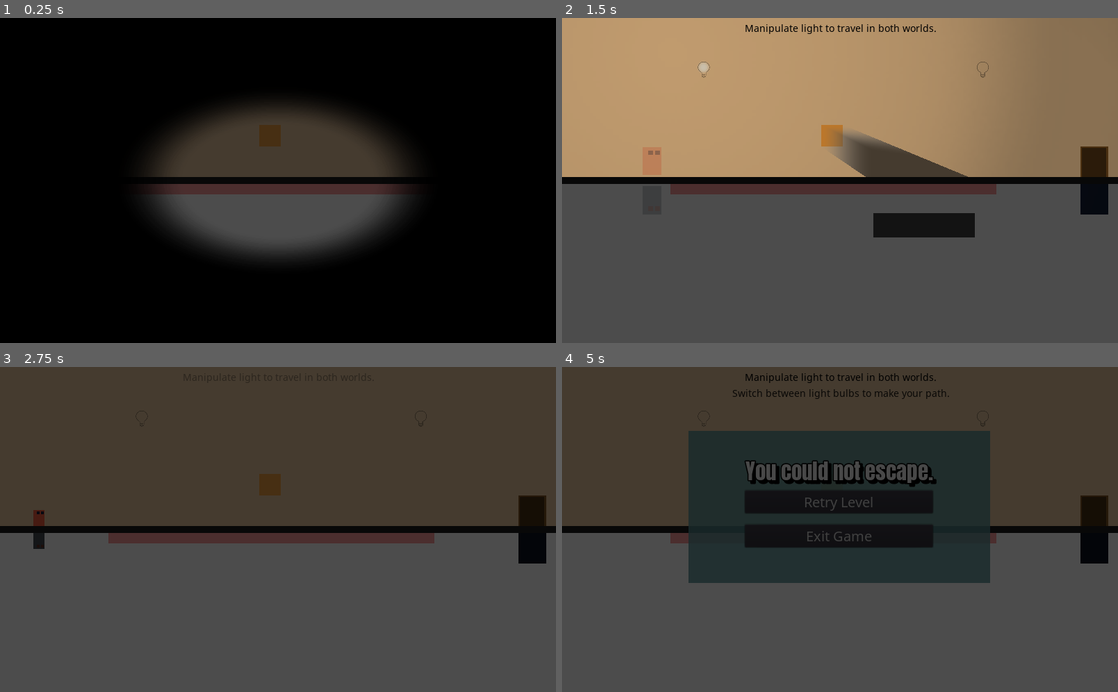
Above: before the commit, frames 1-4 (two rows, left to right).
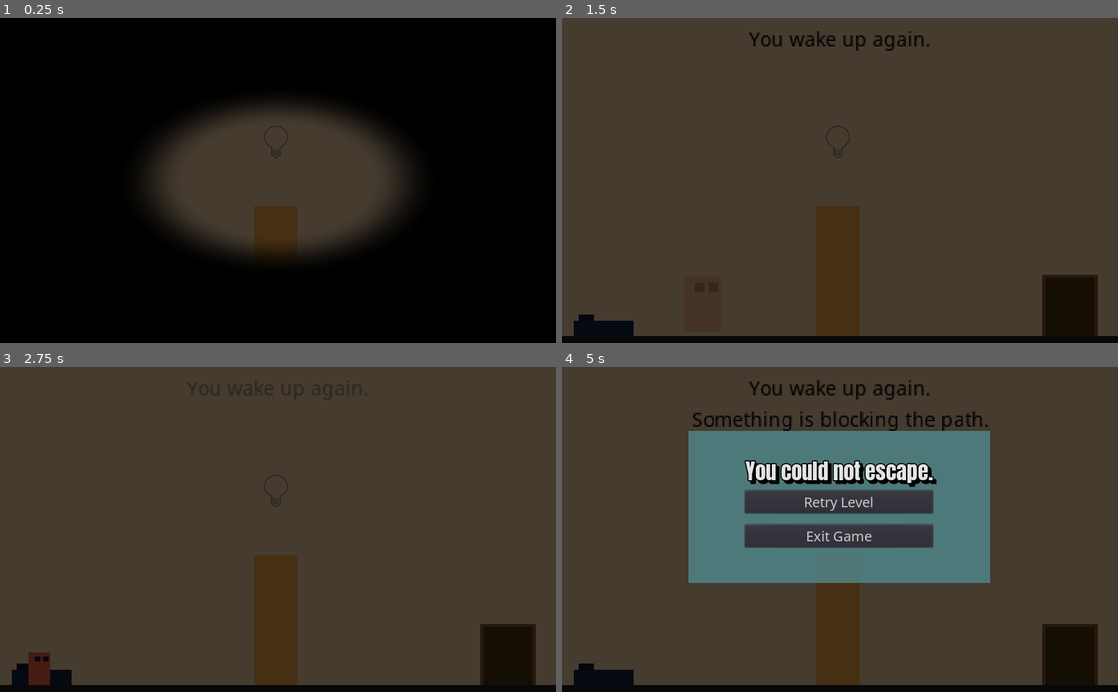
Above: after the commit, the same moments.

Repository: gramozilho/More-Than-Meets-The-Eye-GWJ14
Game: Godot game, scene res://Maps/1_4.tscn
The game is run twice, just before and just after one commit, with the same random seed, the same clock (stepped at 60 frames per second) and the same inputs. This scene is started directly instead of the project's main scene. Sound files missing from this copy of the repository are replaced by a short silence.
Inputs (mouse positions are in pixels of both pictures, inside the frame that each line leads up to):
- Up to frame 1 (0.25 s): no input
- Up to frame 2 (1.5 s): move the mouse to (701, 66) at 0.52 s; press the mouse at (701, 66) at 0.53 s; hold D (right) from 0.53 s (still down); tap R (ui_accept) at 0.77 s; move the mouse to (984, 66) at 1.27 s; release the mouse at (984, 66) at 1.28 s; click (984, 66) at 1.35 s
- Up to frame 3 (2.75 s): tap R (ui_accept) at 1.52 s; release D (right) at 2 s; click "Retry Level" at 2 s
- Up to frame 4 (5 s): move the mouse to (895, 458) at 2.77 s; press the mouse at (895, 458) at 2.78 s; hold A (left) 2.78-3.53 s; tap Enter at 3.5 s; move the mouse to (812, 594) at 3.52 s; release the mouse at (812, 594) at 3.53 s; hold D (right) from 3.53 s (still down); click (812, 594) at 3.6 s; tap R (ui_accept) at 3.77, 4.52 s; move the mouse to (1006, 578) at 4.27 s; press the mouse at (1006, 578) at 4.28 s

The runs differ from the first frame. In frame 1, 6.0% of the frame differs, in the area x 26-74%, y 32-74%; in frame 2, 96%, in the area x 0-100%, y 0-100%; in frame 3, 50%; in frame 4, 68%.

Commit message:
Fixed shader transition and menu shadow

Diff:
--- a/Main.gd
+++ b/Main.gd
@@ -9,6 +9,8 @@
 
 func _ready():
 	# Transition
+	var Mat = $CanvasLayer/EyeTransition.get_material()
+	Mat.set_shader_param("cutoff", -.1)
 	$CanvasLayer/EyeTransition/AnimationPlayer.play("open")
 	shadow_casting_array = get_tree().get_nodes_in_group("cast_shadow")
 	for body in shadow_casting_array:
@@ -92,17 +94,17 @@
 func _on_Player_dead():
 	# Instance death screen
 	var scene_instance = death_screen.instance()
-	if death_position == 2:
-		scene_instance.rect_position = Vector2(512, 0)
-		scene_instance.rect_scale = Vector2(0.5, 0.5)
-	elif death_position == 3:
-		scene_instance.rect_position = Vector2(512, 150)
-		scene_instance.rect_scale = Vector2(0.5, 0.5)
-	elif death_position == 4:
-		scene_instance.rect_position = Vector2(250, 75)
-		scene_instance.rect_scale = Vector2(0.75, 0.75)
+	#if death_position == 2:
+	#	scene_instance.rect_position = Vector2(512, 0)
+	#	scene_instance.rect_scale = Vector2(0.5, 0.5)
+	#elif death_position == 3:
+	#	scene_instance.rect_position = Vector2(512, 150)
+	#	scene_instance.rect_scale = Vector2(0.5, 0.5)
+	#elif death_position == 4:
+	#	scene_instance.rect_position = Vector2(250, 75)
+	#	scene_instance.rect_scale = Vector2(0.75, 0.75)
 
-	add_child(scene_instance)
+	$CanvasMenu.add_child(scene_instance)
 
 
 func _on_StuckTimer_timeout():
@@ -113,4 +115,6 @@
 
 
 func _on_EyeTransition_animation_closed():
+	var Mat = $CanvasLayer/EyeTransition.get_material()
+	Mat.set_shader_param("cutoff", -.1)
 	globals.next_level()
--- a/Main.tscn
+++ b/Main.tscn
@@ -1,15 +1,15 @@
 [gd_scene load_steps=19 format=2]
 
-[ext_resource path="res://Environment/Floor.tscn" type="PackedScene" id=1]
-[ext_resource path="res://Tests/EyeTransition.tscn" type="PackedScene" id=2]
+[ext_resource path="res://Light.tscn" type="PackedScene" id=1]
+[ext_resource path="res://Player.tscn" type="PackedScene" id=2]
 [ext_resource path="res://Assets/colors.PNG" type="Texture" id=3]
-[ext_resource path="res://Bed.tscn" type="PackedScene" id=4]
-[ext_resource path="res://Player.tscn" type="PackedScene" id=5]
+[ext_resource path="res://Tests/EyeTransition.tscn" type="PackedScene" id=4]
+[ext_resource path="res://Door.tscn" type="PackedScene" id=5]
 [ext_resource path="res://Environment/Border.tscn" type="PackedScene" id=6]
 [ext_resource path="res://Main.gd" type="Script" id=7]
-[ext_resource path="res://Light.tscn" type="PackedScene" id=8]
+[ext_resource path="res://Bed.tscn" type="PackedScene" id=8]
 [ext_resource path="res://Assets/spot.png" type="Texture" id=9]
-[ext_resource path="res://Door.tscn" type="PackedScene" id=10]
+[ext_resource path="res://Environment/Floor.tscn" type="PackedScene" id=10]
 [ext_resource path="res://Assets/Text_font.tres" type="DynamicFont" id=11]
 
 [sub_resource type="Animation" id=1]
@@ -132,32 +132,40 @@
 region_enabled = true
 region_rect = Rect2( 500, 340, 120, 130 )
 
+[node name="WhiteBg2" type="Sprite" parent="."]
+position = Vector2( 522.069, 127.621 )
+scale = Vector2( -9.19506, 2.69885 )
+z_index = -1
+texture = ExtResource( 3 )
+region_enabled = true
+region_rect = Rect2( 500, 340, 120, 130 )
+
 [node name="Environment" type="Node2D" parent="."]
 
 [node name="Border" parent="Environment" instance=ExtResource( 6 )]
 position = Vector2( 500, 300 )
 
-[node name="Node2D" parent="Environment/Border" instance=ExtResource( 1 )]
-
-[node name="WallLeft" parent="Environment" instance=ExtResource( 1 )]
+[node name="Node2D" parent="Environment/Border" instance=ExtResource( 10 )]
+
+[node name="WallLeft" parent="Environment" instance=ExtResource( 10 )]
 position = Vector2( -7, 300 )
 rotation = 1.5708
 scale = Vector2( 10, 0.1 )
 
-[node name="WallRight" parent="Environment" instance=ExtResource( 1 )]
+[node name="WallRight" parent="Environment" instance=ExtResource( 10 )]
 position = Vector2( 1031, 300 )
 rotation = 1.5708
 scale = Vector2( 10, 0.1 )
 
-[node name="Ceeling" parent="Environment" instance=ExtResource( 1 )]
+[node name="Ceeling" parent="Environment" instance=ExtResource( 10 )]
 position = Vector2( 500, -7 )
 
-[node name="Bed" parent="Environment" instance=ExtResource( 4 )]
+[node name="Bed" parent="Environment" instance=ExtResource( 8 )]
 visible = false
 position = Vector2( 50, 286 )
 
-[node name="Light" parent="." instance=ExtResource( 8 )]
-position = Vector2( 276.221, -45.7334 )
+[node name="Light" parent="." instance=ExtResource( 1 )]
+position = Vector2( 274.993, -45.7334 )
 scale = Vector2( 3, 3 )
 color = Color( 0.819608, 0.74902, 0.619608, 1 )
 energy = 1.0
@@ -263,6 +271,8 @@
 __meta__ = {
 "_edit_use_anchors_": false
 }
+
+[node name="CanvasMenu" type="CanvasLayer" parent="."]
 [connection signal="light" from="Light" to="." method="_on_Light_light"]
 [connection signal="light_position" from="Light" to="." method="_on_Light_light_position"]
 [connection signal="dead" from="Player" to="." method="_on_Player_dead"]
--- a/Maps/0_TitleScreen.tscn
+++ b/Maps/0_TitleScreen.tscn
@@ -93,5 +93,8 @@
 margin_top = 203.0
 margin_right = 601.0
 margin_bottom = 203.0
+
+[node name="CanvasModulate" type="CanvasModulate" parent="."]
+color = Color( 0.898039, 0.898039, 0.898039, 1 )
 [connection signal="pressed" from="VBoxContainer/VBoxContainer/Button" to="." method="_on_Button_pressed"]
 [connection signal="pressed" from="VBoxContainer/VBoxContainer/Button2" to="." method="_on_Button2_pressed"]
--- a/Maps/1_1.gd
+++ b/Maps/1_1.gd
@@ -4,7 +4,6 @@
 
 func _ready():
 	$Player.state = "freeze"
-	death_position = 2
 	show_first_two_labels(2)
 
 func _on_Light_light(on):
--- a/Maps/1_3.gd
+++ b/Maps/1_3.gd
@@ -7,12 +7,6 @@
 	viewport_size = get_viewport().size
 	$Player.state = "game"
 	do_once_cutscene = true
-	#$Body/ShadowCollision.disabled = true
-	#$Player/AnimationPlayer.play("show_1")
-	#$ExtraTimer.start()
-	#yield($ExtraTimer, "timeout")
-	#$Camera2D/VBoxContainer/TextHandler.play("show_3")
-	death_position = 2
 
 
 func _on_TextHandler_animation_finished(anim_name):
--- a/Maps/1_4.gd
+++ b/Maps/1_4.gd
@@ -1,5 +1,4 @@
 extends "res://Main.gd"
 
 func _ready():
-	death_position = 4
 	show_first_two_labels(2)
--- a/Maps/1_5.gd
+++ b/Maps/1_5.gd
@@ -1,5 +1,4 @@
 extends "res://Main.gd"
-
 
 func _ready():
 	show_first_two_labels(2)
--- a/Maps/2_4.tscn
+++ b/Maps/2_4.tscn
@@ -1,32 +1,32 @@
 [gd_scene load_steps=6 format=2]
 
-[ext_resource path="res://Main.tscn" type="PackedScene" id=1]
+[ext_resource path="res://BadArea.tscn" type="PackedScene" id=1]
 [ext_resource path="res://Body.tscn" type="PackedScene" id=2]
-[ext_resource path="res://BadArea.tscn" type="PackedScene" id=3]
-[ext_resource path="res://Lamp.tscn" type="PackedScene" id=4]
+[ext_resource path="res://Lamp.tscn" type="PackedScene" id=3]
+[ext_resource path="res://Main.tscn" type="PackedScene" id=4]
 [ext_resource path="res://Maps/1_5.gd" type="Script" id=5]
 
-[node name="Main" instance=ExtResource( 1 )]
+[node name="Main" index="0" instance=ExtResource( 4 )]
 script = ExtResource( 5 )
 
-[node name="Light" parent="." index="2"]
+[node name="Light" parent="." index="3"]
 position = Vector2( 312.786, -41.3013 )
 
-[node name="BadArea2" parent="." index="8" instance=ExtResource( 3 )]
+[node name="BadArea2" parent="." index="8" instance=ExtResource( 1 )]
 position = Vector2( 910, 122 )
 rotation = 1.5708
 scale = Vector2( 9.68, 1 )
 
-[node name="BadArea3" parent="." index="9" instance=ExtResource( 3 )]
+[node name="BadArea3" parent="." index="9" instance=ExtResource( 1 )]
 position = Vector2( 910, 285 )
 rotation = 1.5708
 
-[node name="BadArea4" parent="." index="10" instance=ExtResource( 3 )]
+[node name="BadArea4" parent="." index="10" instance=ExtResource( 1 )]
 position = Vector2( 483.581, 285.914 )
 rotation = 1.5708
 scale = Vector2( 1, 35 )
 
-[node name="BadArea5" parent="." index="11" instance=ExtResource( 3 )]
+[node name="BadArea5" parent="." index="11" instance=ExtResource( 1 )]
 position = Vector2( 490, 114 )
 rotation = 1.5708
 scale = Vector2( 1, 35 )
@@ -34,11 +34,11 @@
 [node name="Body4" parent="." index="12" instance=ExtResource( 2 )]
 position = Vector2( 490, 205 )
 
-[node name="Lamp" parent="." index="13" instance=ExtResource( 4 )]
-position = Vector2( 490, 91 )
+[node name="Lamp" parent="." index="13" instance=ExtResource( 3 )]
+position = Vector2( 490, 113 )
 
-[node name="Lamp3" parent="." index="14" instance=ExtResource( 4 )]
+[node name="Lamp3" parent="." index="14" instance=ExtResource( 3 )]
 position = Vector2( 90, 110 )
 
-[node name="Lamp6" parent="." index="15" instance=ExtResource( 4 )]
+[node name="Lamp6" parent="." index="15" instance=ExtResource( 3 )]
 position = Vector2( 880, 110 )
--- a/globals.gd
+++ b/globals.gd
@@ -16,7 +16,7 @@
 
 
 func restart():
-	current_level = 0
+	current_level = 10
 	Jukebox.background_switch()
 	load_new_level()
 
Not shown: 2 places in Main.tscn that only renumber resources
